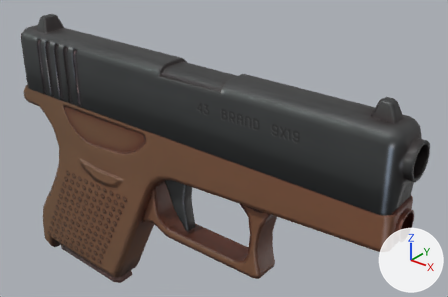
What one commit did to the glTF model assets/styloo/pew_edited.glb.
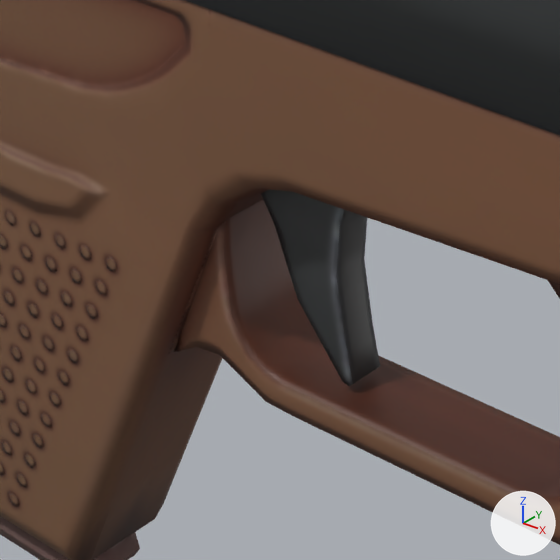
There are two pictures of each version: one whole from a camera (50 mm lens) standing at (0.0973, -0.1177, 0.0955) and looking at (-0.0066, 0.0121, 0.015), one close up on the part from 21% to 54% of the width and 44% to 93% of the height. The lights are fixed; the arrows at lower right show +X, +Y and +Z. Both versions are drawn at frame 10 of the action 'Shoot'; the numbers are the values there.

Before the edit, the objects in view are built like this:
```python
me_cube_022 = bpy.data.meshes.new('Cube.022')
me_cube_022.from_pydata(...)  # 478 vertices, 952 faces; spans x -0.0665..0.068, y -0.0063..0.0063, z -0.01..0.0143
me_cube_022.materials.append(mat_pewfinal)
me_cube_027 = bpy.data.meshes.new('Cube.027')
me_cube_027.from_pydata(...)  # 22 vertices, 40 faces; spans x -0.008..0.0093, y -0.0016..0.0016, z -0.0181..0.0025
me_cube_027.materials.append(mat_pewfinal)
me_cube_029 = bpy.data.meshes.new('Cube.029')
me_cube_029.from_pydata(...)  # 48 vertices, 92 faces; spans x -0.028..0.0194, y -0.0043..0.0043, z -0.0324..0.0105
me_cube_029.materials.append(mat_pewfinal)
ob_pewhaut = bpy.data.objects.new('pewhaut', me_cube_022)
ob_pewhaut.parent = ob_pew
ob_pewhaut.location = (-0.0114, -0.000179, 0.0336)
ob_pewmagazine = bpy.data.objects.new('pewmagazine', me_cube_029)
ob_pewmagazine.parent = ob_pew
ob_pewmagazine.location = (-0.0464, 0.0, -0.0111)
ob_pewtrigger = bpy.data.objects.new('pewtrigger', me_cube_027)
ob_pewtrigger.parent = ob_pew
ob_pewtrigger.location = (-0.012, 0.0, 0.0116)
ob_pewtrigger.rotation_euler = (0.0, 0.349, 0.0)  # degrees (0, 20, 0)
# also in view: 'pew' at (-0.0124, 0.0, -0.0087)
```
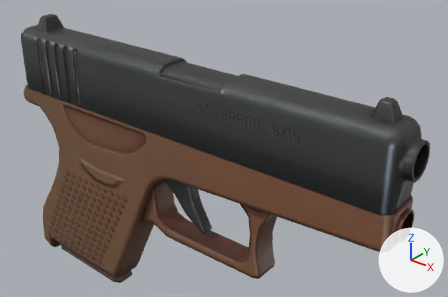
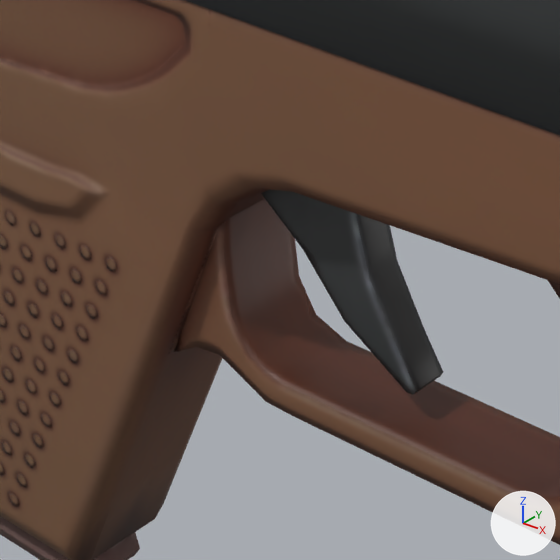
What differs and where, as boxes [x1, y1, x2, y2] in the close-ups (560 x 560 px):
'pewtrigger', turned
    before: [261, 189, 380, 386]
    after: [261, 189, 443, 394]

The change, as a list of edits to the scene's bpy script:
```text
Change ob_pewtrigger:
    ob_pewtrigger.rotation_euler: (0.0, 0.349, 0.0) -> (0.0, 0.0, 0.0)  # degrees (0, 20, 0) -> degrees (0, 0, 0)
```
